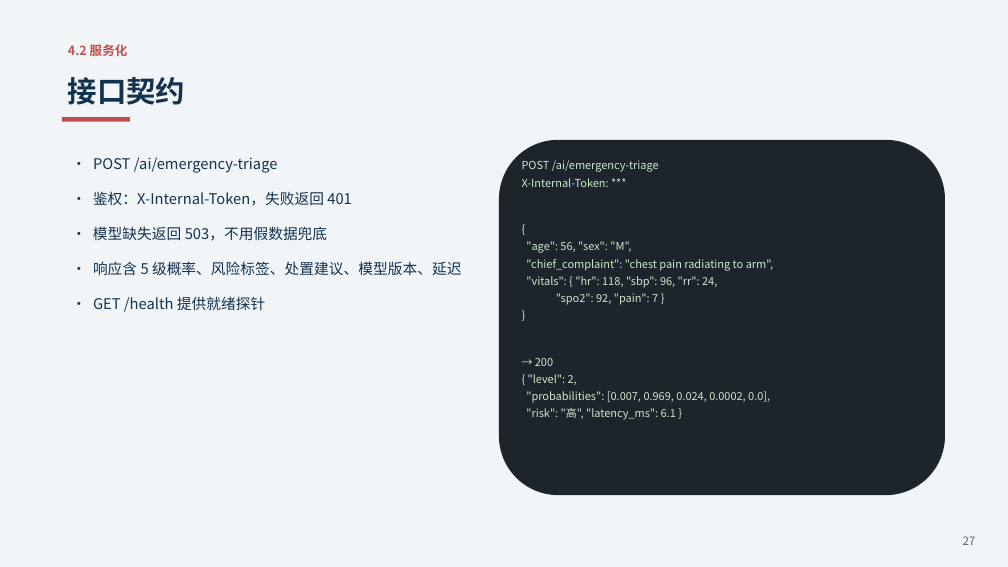
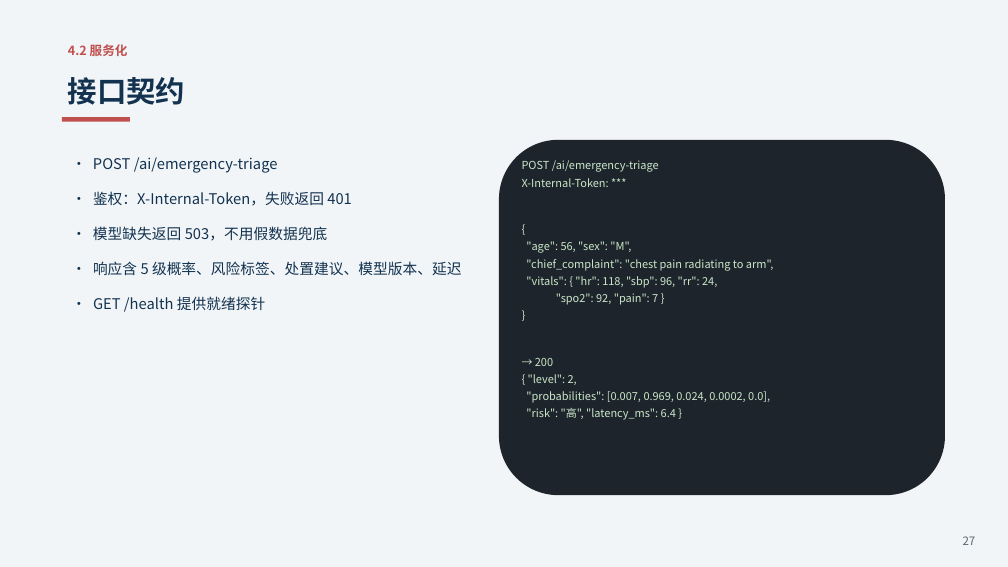
Before and after one commit to czx352/emergency-triage, a slide deck: slide 27 of docs/答辩.pptx. Drawn at 1008x567 pixels with LibreOffice and Linux fonts; fonts in the diff are those of the drawing. Boxes give left, top, right and bottom in pixels: in the first picture for what was removed or moved away, otherwise in the second. Text is boxed around its words. In the diff, an @@ line names an element or a change of style, - is before the commit and + after.

```diff
--- a/docs/答辩.pptx
+++ b/docs/答辩.pptx
@@ text at bbox=[526, 408, 676, 420]: text changed @@
-"risk": "高", "latency_ms": 6.1 }
+"risk": "高", "latency_ms": 6.4 }
```
Also in this commit, not shown: 2 slides added, 2 slides removed, 9 other files.
